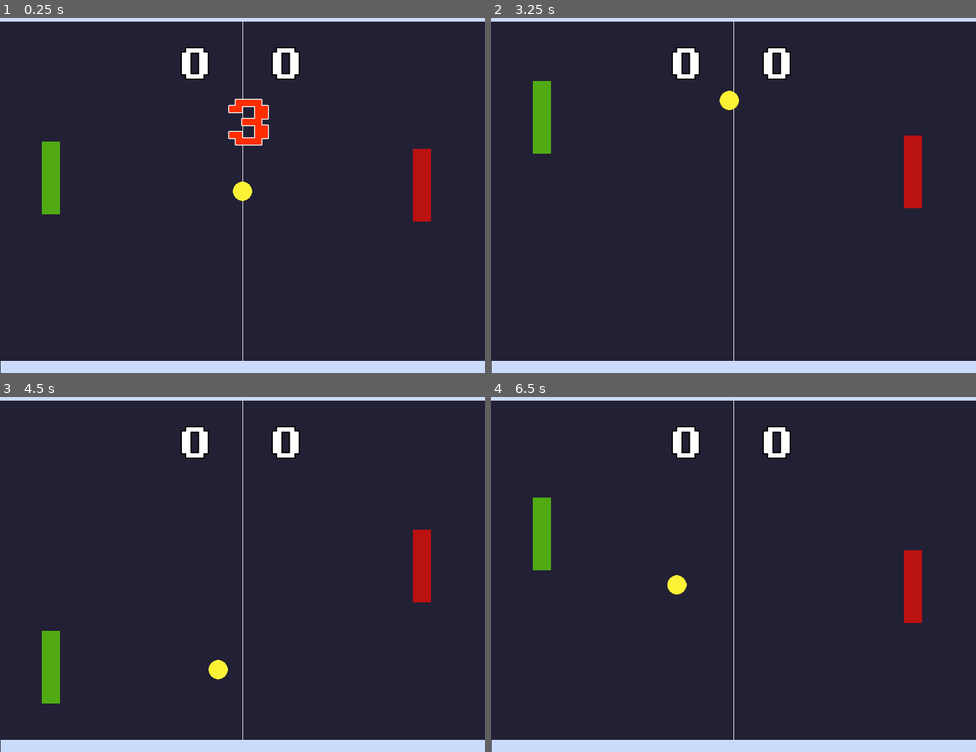
Above: before the commit, frames 1-4 (two rows, left to right).
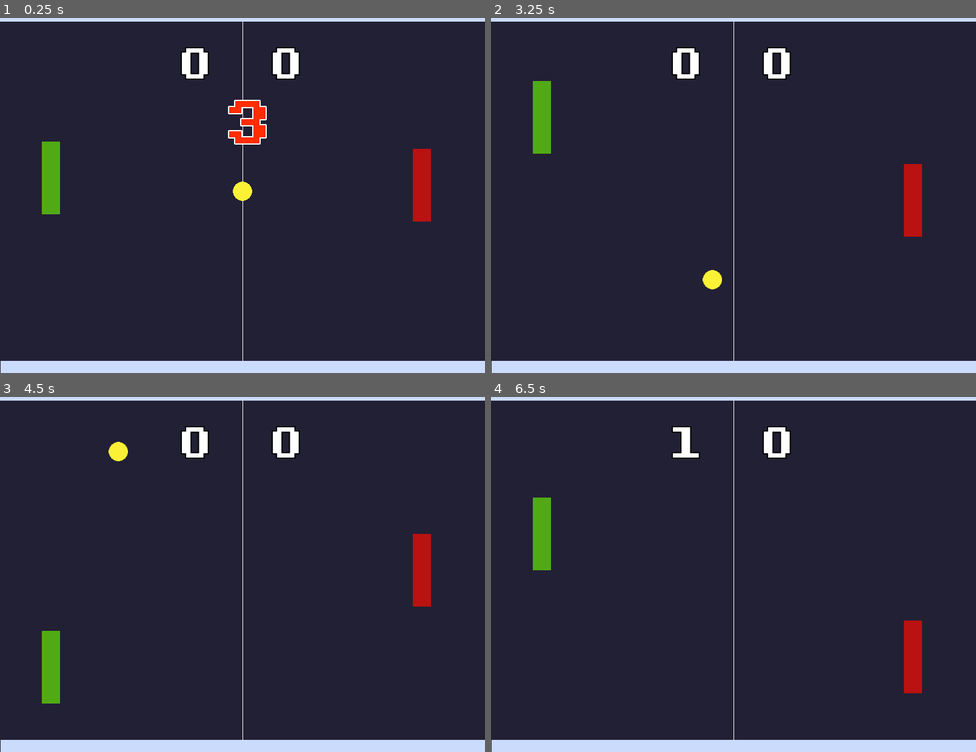
Above: after the commit, the same moments.

Repository: mjcampos/Pong
Game: Godot game, scene res://scenes/game/game.tscn
Same seed, same stepped clock (60 frames per second), same inputs: the game is played once before the commit and once after it.
Inputs:
- Up to frame 1 (0.25 s): no input
- Up to frame 2 (3.25 s): tap Enter at 0.5 s; hold Up (ui_up) 0.53-1.28 s; tap R (reset, bound only after the commit) at 1.25, 2.75 s; hold Down (ui_down) 1.28-2.03 s; hold Up (ui_up) from 2.03 s (still down)
- Up to frame 3 (4.5 s): release Up (ui_up) at 3.53 s; hold Down (ui_down) from 3.53 s (still down); tap R (reset, bound only after the commit) at 4.15 s
- Up to frame 4 (6.5 s): release Down (ui_down) at 5.78 s; hold Up (ui_up) from 5.78 s (still down)

The runs differ from the first frame. In frame 1, 0.3% of the frame differs, in the area x 47-56%, y 22-37%; in frame 2, 0.9%; in frame 3, 0.4%; in frame 4, 2.1%, in the area x 36-89%, y 8-84%.

Commit message:
Setup restart

Diff:
--- a/project.godot
+++ b/project.godot
@@ -45,6 +45,16 @@
 , Object(InputEventKey,"resource_local_to_scene":false,"resource_name":"","device":-1,"window_id":0,"alt_pressed":false …(183 unchanged characters)…
 ]
 }
+reset={
+"deadzone": 0.5,
+"events": [Object(InputEventKey,"resource_local_to_scene":false,"resource_name":"","device":-1,"window_id":0,"alt_pressed":false,"shift_pressed":false,"ctrl_pressed":false,"meta_pressed":false,"pressed":false,"keycode":0,"physical_keycode":82,"key_label":0,"unicode":114,"location":0,"echo":false,"script":null)
+]
+}
+exit={
+"deadzone": 0.5,
+"events": [Object(InputEventKey,"resource_local_to_scene":false,"resource_name":"","device":-1,"window_id":0,"alt_pressed":false,"shift_pressed":false,"ctrl_pressed":false,"meta_pressed":false,"pressed":false,"keycode":0,"physical_keycode":4194305,"key_label":0,"unicode":0,"location":0,"echo":false,"script":null)
+]
+}
 
 [layer_names]
 
--- a/scenes/ball/ball.gd
+++ b/scenes/ball/ball.gd
@@ -1,12 +1,13 @@
 extends CharacterBody2D
 
 var speed = 600.0
+var starting_position: Vector2
 
 # Called when the node enters the scene tree for the first time.
 func _ready():
-	var random_angle = randf() * 360
+	SignalManager.on_reset_position.connect(reset_position)
 
-	velocity = Vector2(cos(random_angle), sin(random_angle)) * speed
+	set_random_velocity()
 
 func _physics_process(delta):
 	if GameManager.get_game_started():
@@ -17,3 +18,13 @@
 
 	# Update the ball's location in the Game Manager to allow the Enemy AI to move accordingly
 	GameManager.set_ball_location(position)
+
+func set_random_velocity():
+	var random_angle = randf() * 360
+
+	starting_position = position
+	velocity = Vector2(cos(random_angle), sin(random_angle)) * speed
+
+func reset_position():
+	position = starting_position
+	set_random_velocity()
--- a/scenes/enemy/enemy.gd
+++ b/scenes/enemy/enemy.gd
@@ -3,10 +3,14 @@
 @export var _speed: float = 100.0
 
 var fixed_x_position: float
+var starting_y_position: float
 
 # Called when the node enters the scene tree for the first time.
 func _ready():
+	SignalManager.on_reset_position.connect(reset_position)
+
 	fixed_x_position = position.x
+	starting_y_position = position.y
 
 func _physics_process(delta):
 	if GameManager.get_game_started():
@@ -24,3 +28,6 @@
 		move_and_slide()
 
 		position.x = fixed_x_position
+
+func reset_position():
+	position.y = starting_y_position
--- a/scenes/game/game.gd
+++ b/scenes/game/game.gd
@@ -1,31 +1,68 @@
 extends Node2D
 
 @onready var timer: Timer = $Timer
-@onready var number: Label = $CanvasLayer/Number
+@onready var number_label: Label = $CanvasLayer/Number
 @onready var player_score_label: Label = $CanvasLayer/PlayerScore
 @onready var enemy_score_label: Label = $CanvasLayer/EnemyScore
+@onready var winner_label: Label = $CanvasLayer/Winner
+@onready var instructions_label: Label = $CanvasLayer/Instructions
 
-var countdown: int = 3
+var countdown: int
 
 func _ready():
-	SignalManager.on_scoreboard_update.connect(update_scoreboard)
+	SignalManager.on_scoreboard_update.connect(set_scoreboard)
+	SignalManager.on_reset_position.connect(reset_position)
+	SignalManager.on_game_over.connect(announce_winner)
 
-	update_scoreboard()
+	default_label_settings()
+	start_countdown()
 
-	number.text = str(countdown)
-	number.visible = true
+func _process(_delta):
+	if GameManager.winner_determined:
+		if Input.is_action_just_pressed("reset"):
+			GameManager.reset_scene()
+
+		if Input.is_action_just_pressed("exit"):
+			pass
+
+func default_label_settings():
+	# Set scoreboards to 0
+	set_scoreboard()
+
+	number_label.visible = true
+	player_score_label.visible = true
+	enemy_score_label.visible = true
+	winner_label.visible = false
+	instructions_label.visible = false
+
+func start_countdown():
+	countdown = 3
+	number_label.text = str(countdown)
 	timer.start()
 
 func _on_timer_timeout():
 	countdown -= 1
 
 	if countdown > 0:
-		number.text = str(countdown)
+		number_label.text = str(countdown)
 		timer.start()
 	else:
-		number.visible = false
+		number_label.visible = false
 		SignalManager.on_countdown_complete.emit()
 
-func update_scoreboard():
+func set_scoreboard():
 	player_score_label.text = str(ScoreManager.player_score)
 	enemy_score_label.text = str(ScoreManager.enemy_score)
+
+func reset_position():
+	start_countdown()
+
+func announce_winner():
+	match ScoreManager.winner:
+		GameManager.GoalType.PLAYER:
+			winner_label.text = "Player Wins!!!"
+		GameManager.GoalType.ENEMY:
+			winner_label.text = "Enemy Wins!!!"
+
+	winner_label.visible = true
+	instructions_label.visible = true
--- a/scenes/game/game.tscn
+++ b/scenes/game/game.tscn
@@ -8,10 +8,17 @@
 [ext_resource type="PackedScene" uid="uid://dp6c3eg6en8g6" path="res://scenes/enemy/enemy.tscn" id="5_epn61"]
 [ext_resource type="FontFile" uid="uid://cncs75jep76dh" path="res://assets/fonts/PixeloidSansBold-PKnYd.ttf" id="7_p4qm4"]
 [ext_resource type="PackedScene" uid="uid://bd3oe730t0da" path="res://scenes/goal/goal.tscn" id="8_im0te"]
+[ext_resource type="FontFile" uid="uid://c3s75y2wbgr66" path="res://assets/fonts/PixeloidMono-d94EV.ttf" id="8_lxwpm"]
 
 [sub_resource type="LabelSettings" id="LabelSettings_wd7xm"]
 font = ExtResource("7_p4qm4")
-font_size = 96
+font_size = 90
+font_color = Color(1, 0.176471, 0, 1)
+outline_size = 8
+
+[sub_resource type="LabelSettings" id="LabelSettings_6jpym"]
+font = ExtResource("8_lxwpm")
+font_size = 60
 font_color = Color(1, 0.176471, 0, 1)
 outline_size = 6
 
@@ -60,11 +67,46 @@
 horizontal_alignment = 1
 vertical_alignment = 1
 
+[node name="Winner" type="Label" parent="CanvasLayer"]
+z_index = 1
+anchors_preset = 14
+anchor_top = 0.5
+anchor_right = 1.0
+anchor_bottom = 0.5
+offset_top = -223.0
+offset_bottom = -113.0
+grow_horizontal = 2
+grow_vertical = 2
+size_flags_vertical = 1
+text = "Player Wins!!!"
+label_settings = SubResource("LabelSettings_wd7xm")
+horizontal_alignment = 1
+vertical_alignment = 1
+
+[node name="Instructions" type="Label" parent="CanvasLayer"]
+z_index = 1
+anchors_preset = 14
+anchor_top = 0.5
+anchor_right = 1.0
+anchor_bottom = 0.5
+offset_top = 2.0
+offset_bottom = 112.0
+grow_horizontal = 2
+grow_vertical = 2
+size_flags_vertical = 1
+text = "Press R To Reset
+Press Esc for main menu"
+label_settings = SubResource("LabelSettings_6jpym")
+horizontal_alignment = 1
+vertical_alignment = 1
+autowrap_mode = 2
+
 [node name="PlayerScore" type="Label" parent="CanvasLayer"]
 offset_left = 300.0
 offset_top = 50.0
 offset_right = 350.0
 offset_bottom = 129.0
+text = "0"
 label_settings = SubResource("LabelSettings_bycnt")
 horizontal_alignment = 1
 vertical_alignment = 1
@@ -74,6 +116,7 @@
 offset_top = 50.0
 offset_right = 500.0
 offset_bottom = 129.0
+text = "0"
 label_settings = SubResource("LabelSettings_bycnt")
 horizontal_alignment = 1
 vertical_alignment = 1
--- a/scenes/player/player.gd
+++ b/scenes/player/player.gd
@@ -2,10 +2,14 @@
 
 var speed: float = 400.0
 var fixed_x_position: float
+var starting_y_position: float
 
 # Called when the node enters the scene tree for the first time.
 func _ready():
+	SignalManager.on_reset_position.connect(reset_position)
+
 	fixed_x_position = position.x
+	starting_y_position = position.y
 
 func _physics_process(delta):
 	if GameManager.get_game_started():
@@ -16,3 +20,6 @@
 		move_and_slide()
 
 		position.x = fixed_x_position
+
+func reset_position():
+	position.y = starting_y_position
--- a/singletons/game_manager.gd
+++ b/singletons/game_manager.gd
@@ -8,9 +8,13 @@
 
 var ball_location: Vector2
 var game_started: bool = false
+var winner_determined: bool = false
 
 func _ready():
 	SignalManager.on_countdown_complete.connect(start_game)
+	SignalManager.on_reset_position.connect(end_game)
+	SignalManager.on_game_over.connect(end_game)
+	SignalManager.on_game_over.connect(set_winner)
 
 func set_ball_location(bl: Vector2):
 	ball_location = bl
@@ -21,5 +25,18 @@
 func start_game():
 	game_started = true
 
+func end_game():
+	game_started = false
+
 func get_game_started():
 	return game_started
+
+func set_winner():
+	winner_determined = true
+
+func reset_scene():
+	ScoreManager.default_settings()
+	get_tree().reload_current_scene()
+
+func go_to_main():
+	pass
--- a/singletons/score_manager.gd
+++ b/singletons/score_manager.gd
@@ -2,6 +2,8 @@
 
 var player_score: int = 0
 var enemy_score: int = 0
+var points_needed: int = 3
+var winner
 
 func _ready():
 	SignalManager.on_score_update.connect(update_score)
@@ -14,3 +16,22 @@
 			player_score += 1
 
 	SignalManager.on_scoreboard_update.emit()
+
+	await get_tree().create_timer(1.0).timeout
+
+	find_winner()
+
+func find_winner():
+	if player_score >= points_needed:
+		winner = GameManager.GoalType.PLAYER
+		SignalManager.on_game_over.emit()
+	elif enemy_score >= points_needed:
+		winner = GameManager.GoalType.ENEMY
+		SignalManager.on_game_over.emit()
+	else:
+		SignalManager.on_reset_position.emit()
+
+func default_settings():
+	player_score = 0
+	enemy_score = 0
+	winner = null
--- a/singletons/signal_manager.gd
+++ b/singletons/signal_manager.gd
@@ -3,3 +3,5 @@
 signal on_countdown_complete
 signal on_score_update
 signal on_scoreboard_update
+signal on_reset_position
+signal on_game_over
Not shown: 1 places in scenes/game/game.tscn that only renumber resources
